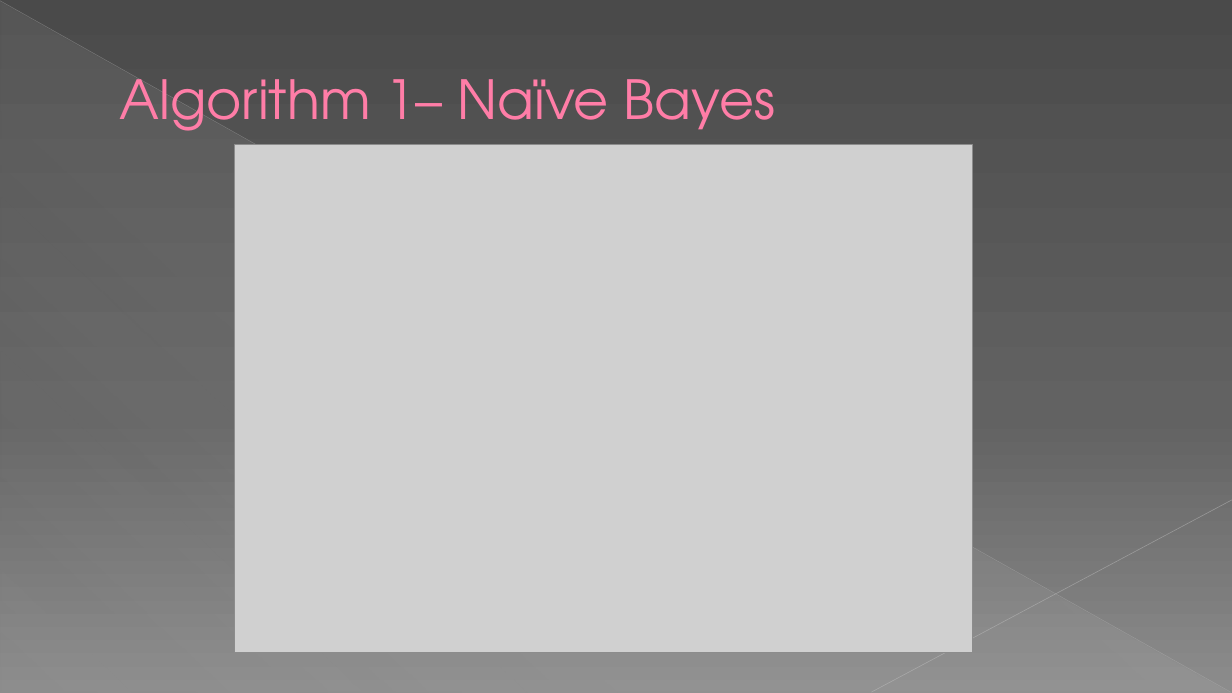
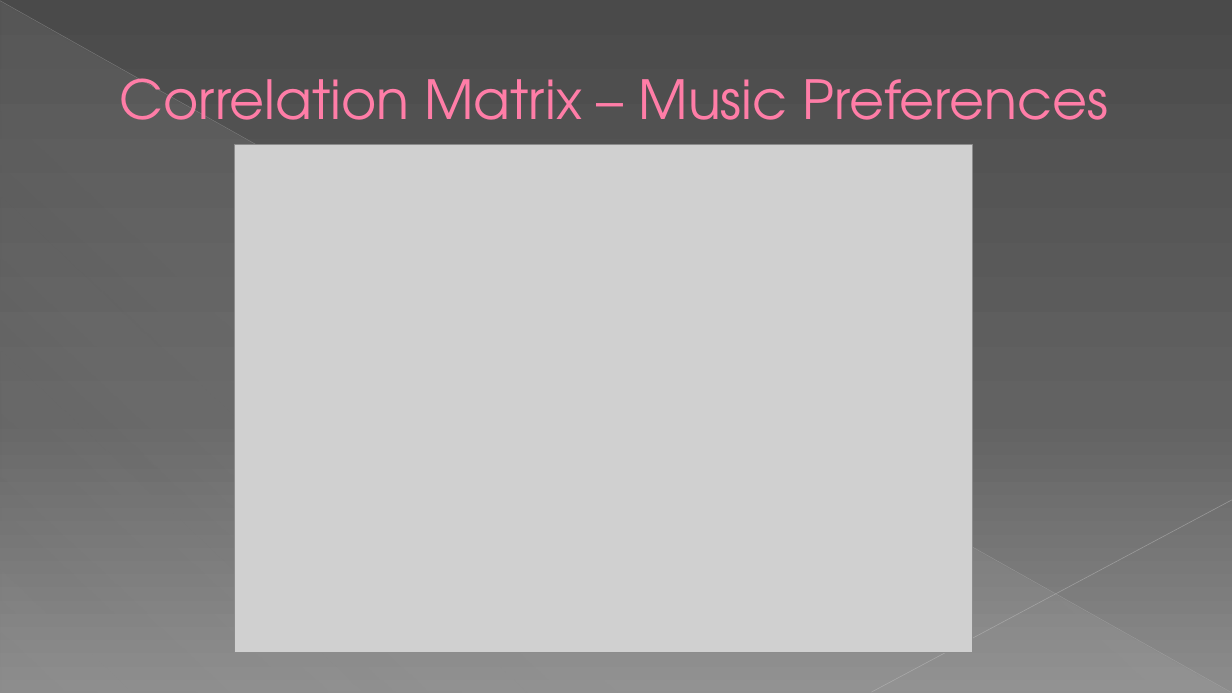
Before and after one commit to dhavalaM/CS513-Project, a slide deck: slide 9 of Presentation_YPS.pptx. Drawn at 1232x693 pixels with LibreOffice and Linux fonts; fonts in the diff are those of the drawing; grey boxes stand for pictures. Boxes give left, top, right and bottom in pixels: in the first picture for what was removed or moved away, otherwise in the second. Text is boxed around its words. In the diff, an @@ line names an element or a change of style, - is before the commit and + after.

```diff
--- a/Presentation_YPS.pptx
+++ b/Presentation_YPS.pptx
@@ title at (120,78,1108,120): text changed @@
-Algorithm 1– Naïve Bayes
+Correlation Matrix – Music Preferences
```
Also in this commit, not shown: 2 other slides changed, 4 slides added, 4 slides removed.
